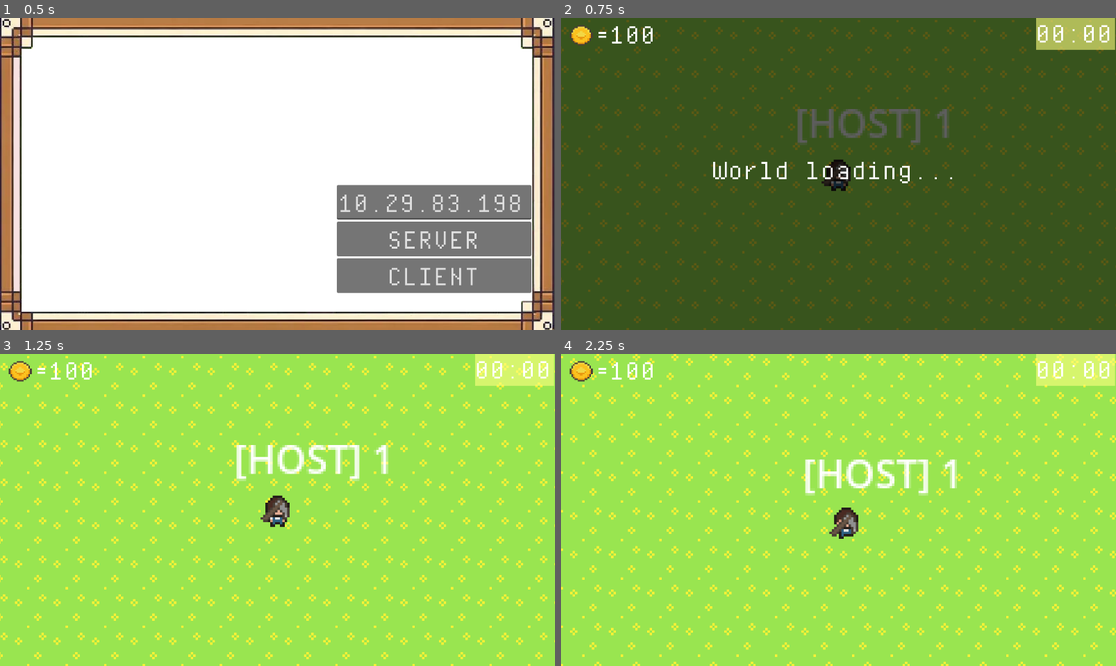
Above: before the commit, frames 1-4 (two rows, left to right).
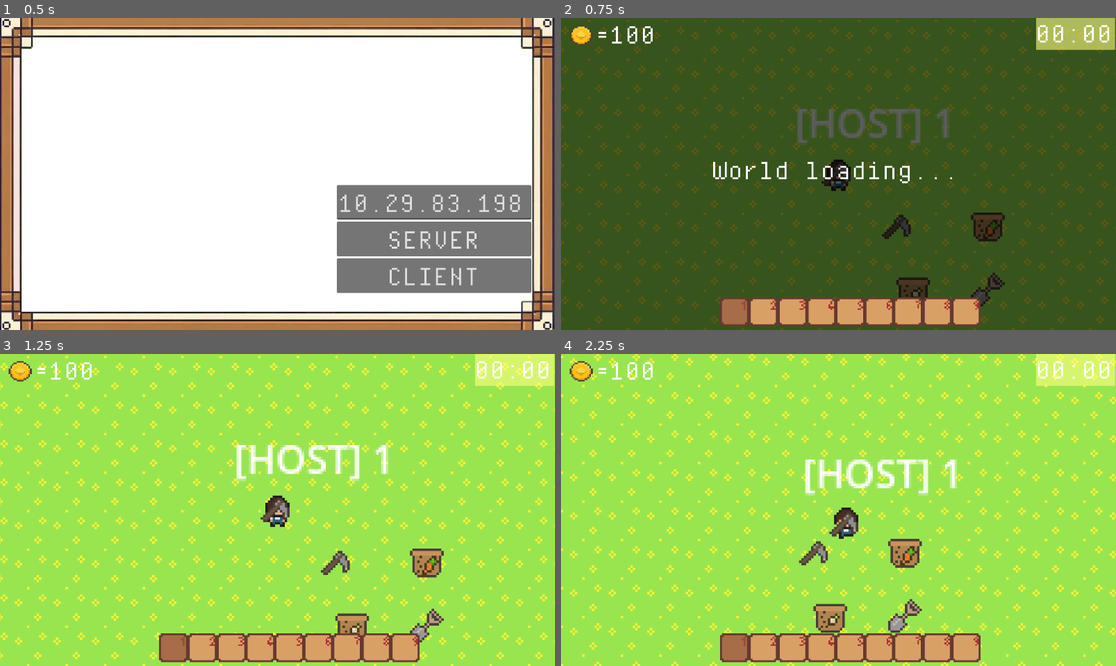
Above: after the commit, the same moments.

Repository: KeyVN/Lac_Tich_Ki
Game: Godot game, scene res://bin/Scenes/main_menu.tscn
Two runs of this game, one before a commit and one after it. Both use one fixed random seed, a clock stepped at 60 frames per second and the inputs below.
Inputs (mouse positions are in pixels of both pictures, inside the frame that each line leads up to):
- Up to frame 1 (0.5 s): no input
- Up to frame 2 (0.75 s): click "CLIENT" at 0.5 s
- Up to frame 3 (1.25 s): no input
- Up to frame 4 (2.25 s): tap Enter at 1.25 s; move the mouse to (844, 510) at 1.27 s; hold Right (ui_right) 1.28-2.03 s; hold E (use_tool) 1.28-2.03 s; click (844, 510) at 1.42 s; move the mouse to (866, 510) at 2.02 s; hold Down (ui_down) from 2.03 s (still down); tap E (use_tool) at 2.1 s; click (866, 510) at 2.17 s

Frame 1 is identical in both runs. In frame 2, 5.5% of the frame differs, in the area x 28-80%, y 62-99%; in frame 3, 5.6%; in frame 4, 5.8%, in the area x 28-76%, y 59-99%.
Error before the commit: Cannot call method 'instantiate' on a null value. (res://bin/Scripts/hoe.gd:18)

Commit message:
Cần sửa hệ thống loot và drop

Diff:
--- /dev/null
+++ b/bin/Items/carrot_seedpack.tres
@@ -0,0 +1,9 @@
+[gd_resource type="Resource" script_class="ItemData" load_steps=3 format=3 uid="uid://uyx5gd4qku10"]
+
+[ext_resource type="Texture2D" uid="uid://b6bchbef5hay8" path="res://bin/pictures/carrot_seedpack.png" id="1_mmt43"]
+[ext_resource type="Script" uid="uid://d1dl2qmfrbcew" path="res://bin/Scripts/ItemData.gd" id="1_yjewj"]
+
+[resource]
+script = ExtResource("1_yjewj")
+icon = ExtResource("1_mmt43")
+metadata/_custom_type_script = "uid://d1dl2qmfrbcew"
--- /dev/null
+++ b/bin/Items/hoe.tres
@@ -0,0 +1,9 @@
+[gd_resource type="Resource" script_class="ItemData" load_steps=3 format=3 uid="uid://cnq0vmlwlmw00"]
+
+[ext_resource type="Texture2D" uid="uid://bur25hwf34gdc" path="res://bin/pictures/hoe.png" id="1_82pr1"]
+[ext_resource type="Script" uid="uid://d1dl2qmfrbcew" path="res://bin/Scripts/ItemData.gd" id="1_qdktw"]
+
+[resource]
+script = ExtResource("1_qdktw")
+icon = ExtResource("1_82pr1")
+metadata/_custom_type_script = "uid://d1dl2qmfrbcew"
--- /dev/null
+++ b/bin/Items/onion_seedpack.tres
@@ -0,0 +1,9 @@
+[gd_resource type="Resource" script_class="ItemData" load_steps=3 format=3 uid="uid://dbbjf51acufih"]
+
+[ext_resource type="Script" uid="uid://d1dl2qmfrbcew" path="res://bin/Scripts/ItemData.gd" id="1_78emr"]
+[ext_resource type="Texture2D" uid="uid://cvra4gc8yinre" path="res://bin/pictures/onion_seedpack.png" id="1_isb72"]
+
+[resource]
+script = ExtResource("1_78emr")
+icon = ExtResource("1_isb72")
+metadata/_custom_type_script = "uid://d1dl2qmfrbcew"
--- /dev/null
+++ b/bin/Items/shovel.tres
@@ -0,0 +1,9 @@
+[gd_resource type="Resource" script_class="ItemData" load_steps=3 format=3 uid="uid://c1rvucgcadr44"]
+
+[ext_resource type="Texture2D" uid="uid://cpxjghkoh36l6" path="res://bin/pictures/shovel.png" id="1_5rksw"]
+[ext_resource type="Script" uid="uid://d1dl2qmfrbcew" path="res://bin/Scripts/ItemData.gd" id="1_qtux6"]
+
+[resource]
+script = ExtResource("1_qtux6")
+icon = ExtResource("1_5rksw")
+metadata/_custom_type_script = "uid://d1dl2qmfrbcew"
--- a/bin/Scenes/CollectableItem.tscn
+++ b/bin/Scenes/CollectableItem.tscn
@@ -8,6 +8,7 @@
 script = ExtResource("1_ww4bv")
 
 [node name="Sprite2D" type="Sprite2D" parent="."]
+light_mask = 3
 
 [node name="CircleShape2D" type="CollisionShape2D" parent="."]
 shape = SubResource("CircleShape2D_ww4bv")
--- a/bin/Scenes/carrot_seedpack.tscn
+++ /dev/null
@@ -1,35 +0,0 @@
-[gd_scene load_steps=6 format=3 uid="uid://cvenrmchrd6dn"]
-
-[ext_resource type="Script" path="res://bin/Scripts/carrot_seedpack.gd" id="1_8nak0"]
-[ext_resource type="Texture2D" uid="uid://beq2pemrlahou" path="res://bin/pictures/farmingTilesheetComplete.png" id="2_bi6s4"]
-
-[sub_resource type="AtlasTexture" id="AtlasTexture_lukrr"]
-atlas = ExtResource("2_bi6s4")
-region = Rect2(192, 32, 16, 16)
-
-[sub_resource type="SpriteFrames" id="SpriteFrames_1oy6f"]
-animations = [{
-"frames": [{
-"duration": 1.0,
-"texture": SubResource("AtlasTexture_lukrr")
-}],
-"loop": true,
-"name": &"default",
-"speed": 5.0
-}]
-
-[sub_resource type="CircleShape2D" id="CircleShape2D_vj6ul"]
-radius = 5.0
-
-[node name="carrot_seedpack" type="StaticBody2D"]
-script = ExtResource("1_8nak0")
-
-[node name="AnimatedSprite2D" type="AnimatedSprite2D" parent="."]
-sprite_frames = SubResource("SpriteFrames_1oy6f")
-
-[node name="Area2D" type="Area2D" parent="."]
-
-[node name="CollisionShape2D" type="CollisionShape2D" parent="Area2D"]
-shape = SubResource("CircleShape2D_vj6ul")
-
-[connection signal="input_event" from="Area2D" to="." method="_on_area_2d_input_event"]
--- a/bin/Scenes/growingzone.tscn
+++ b/bin/Scenes/growingzone.tscn
@@ -1,7 +1,7 @@
 [gd_scene load_steps=14 format=3 uid="uid://bs3416thneq24"]
 
-[ext_resource type="Script" uid="uid://bmj77d0t7wpqn" path="res://Scripts/growingzone.gd" id="1_w48n1"]
-[ext_resource type="Texture2D" uid="uid://beq2pemrlahou" path="res://pictures/farmingTilesheetComplete.png" id="2_wpk8d"]
+[ext_resource type="Script" uid="uid://bmj77d0t7wpqn" path="res://bin/Scripts/growingzone.gd" id="1_w48n1"]
+[ext_resource type="Texture2D" uid="uid://beq2pemrlahou" path="res://bin/pictures/farmingTilesheetComplete.png" id="2_wpk8d"]
 
 [sub_resource type="AtlasTexture" id="AtlasTexture_2ov6t"]
 atlas = ExtResource("2_wpk8d")
--- a/bin/Scenes/hoe.tscn
+++ b/bin/Scenes/hoe.tscn
@@ -23,6 +23,7 @@
 radius = 4.0
 
 [node name="hoe" type="StaticBody2D"]
+z_index = 2
 script = ExtResource("1_r1l4f")
 growingzone_scene = ExtResource("2_6jnvu")
 
--- /dev/null
+++ b/bin/Scenes/hotbar.tscn
@@ -0,0 +1,28 @@
+[gd_scene load_steps=4 format=3 uid="uid://dittbeb7a4mlk"]
+
+[ext_resource type="Texture2D" uid="uid://8w7imk0a4a0n" path="res://bin/pictures/hotbar.png" id="1_nj8yc"]
+[ext_resource type="Script" uid="uid://cdd1ucfcybwsx" path="res://bin/Scripts/hotbar.gd" id="1_udypn"]
+[ext_resource type="Texture2D" uid="uid://chqcf8ct36312" path="res://bin/pictures/selected-hotbar.png" id="2_rucsi"]
+
+[node name="Hotbar" type="Control"]
+layout_mode = 3
+anchors_preset = 0
+offset_right = 540.0
+offset_bottom = 60.0
+script = ExtResource("1_udypn")
+
+[node name="Grid" type="HBoxContainer" parent="."]
+layout_mode = 0
+offset_right = 540.0
+offset_bottom = 60.0
+
+[node name="Hotbar" type="Sprite2D" parent="Grid"]
+position = Vector2(270.49997, 29.999998)
+scale = Vector2(3.7569444, 3.7499998)
+texture = ExtResource("1_nj8yc")
+
+[node name="Selector" type="TextureRect" parent="."]
+layout_mode = 0
+offset_right = 60.0
+offset_bottom = 60.0
+texture = ExtResource("2_rucsi")
--- a/bin/Scenes/onion_seedpack.tscn
+++ /dev/null
@@ -1,35 +0,0 @@
-[gd_scene load_steps=6 format=3 uid="uid://c82mouussq8cd"]
-
-[ext_resource type="Script" path="res://bin/Scripts/onion_seedpack.gd" id="1_4htie"]
-[ext_resource type="Texture2D" uid="uid://beq2pemrlahou" path="res://bin/pictures/farmingTilesheetComplete.png" id="2_ue8lr"]
-
-[sub_resource type="AtlasTexture" id="AtlasTexture_dhplf"]
-atlas = ExtResource("2_ue8lr")
-region = Rect2(144, 48, 16, 16)
-
-[sub_resource type="SpriteFrames" id="SpriteFrames_0uqge"]
-animations = [{
-"frames": [{
-"duration": 1.0,
-"texture": SubResource("AtlasTexture_dhplf")
-}],
-"loop": true,
-"name": &"default",
-"speed": 5.0
-}]
-
-[sub_resource type="CircleShape2D" id="CircleShape2D_r3pqm"]
-radius = 5.0
-
-[node name="onion_seedpack" type="StaticBody2D"]
-script = ExtResource("1_4htie")
-
-[node name="AnimatedSprite2D" type="AnimatedSprite2D" parent="."]
-sprite_frames = SubResource("SpriteFrames_0uqge")
-
-[node name="Area2D" type="Area2D" parent="."]
-
-[node name="CollisionShape2D" type="CollisionShape2D" parent="Area2D"]
-shape = SubResource("CircleShape2D_r3pqm")
-
-[connection signal="input_event" from="Area2D" to="." method="_on_area_2d_input_event"]
--- a/bin/Scenes/player.tscn
+++ b/bin/Scenes/player.tscn
@@ -8,6 +8,7 @@
 [ext_resource type="PackedScene" uid="uid://c0lg15abomslc" path="res://bin/Scenes/clock.tscn" id="4_dvve6"]
 [ext_resource type="PackedScene" uid="uid://cwjqi8ojwkab8" path="res://bin/Scenes/CollectableItem.tscn" id="4_mjsew"]
 [ext_resource type="Script" uid="uid://x6iq2uom35t0" path="res://bin/Scripts/Inventory.gd" id="7_jot67"]
+[ext_resource type="PackedScene" uid="uid://dittbeb7a4mlk" path="res://bin/Scenes/hotbar.tscn" id="7_mjsew"]
 
 [sub_resource type="SceneReplicationConfig" id="SceneReplicationConfig_yw30f"]
 properties/0/path = NodePath(".:position")
@@ -132,6 +133,7 @@
 }]
 
 [node name="player" type="CharacterBody2D"]
+z_index = 1
 motion_mode = 1
 script = ExtResource("1_onrkg")
 hoe_scene = ExtResource("2_47hf4")
@@ -184,3 +186,9 @@
 position = Vector2(42, 36)
 scale = Vector2(3.375, 2.9375)
 sprite_frames = SubResource("SpriteFrames_2hs0m")
+
+[node name="Hotbar" parent="CanvasLayer" instance=ExtResource("7_mjsew")]
+offset_left = 330.0
+offset_top = 580.0
+offset_right = 871.0
+offset_bottom = 641.0
--- /dev/null
+++ b/bin/Scenes/seed_pack.tscn
@@ -0,0 +1,51 @@
+[gd_scene load_steps=7 format=3 uid="uid://dkqx3cpradi55"]
+
+[ext_resource type="Script" uid="uid://m0s6817ujdbu" path="res://bin/Scripts/seedpack.gd" id="1_lncqv"]
+[ext_resource type="Texture2D" uid="uid://beq2pemrlahou" path="res://bin/pictures/farmingTilesheetComplete.png" id="1_qaysr"]
+
+[sub_resource type="AtlasTexture" id="AtlasTexture_lncqv"]
+atlas = ExtResource("1_qaysr")
+region = Rect2(192, 32, 16, 16)
+
+[sub_resource type="AtlasTexture" id="AtlasTexture_0vp3v"]
+atlas = ExtResource("1_qaysr")
+region = Rect2(144, 48, 16, 16)
+
+[sub_resource type="SpriteFrames" id="SpriteFrames_jvf26"]
+animations = [{
+"frames": [{
+"duration": 1.0,
+"texture": SubResource("AtlasTexture_lncqv")
+}],
+"loop": true,
+"name": &"carrot",
+"speed": 5.0
+}, {
+"frames": [{
+"duration": 1.0,
+"texture": SubResource("AtlasTexture_0vp3v")
+}],
+"loop": true,
+"name": &"onion",
+"speed": 5.0
+}]
+
+[sub_resource type="CircleShape2D" id="CircleShape2D_lncqv"]
+radius = 5.0
+
+[node name="seed_pack" type="StaticBody2D"]
+z_index = 2
+script = ExtResource("1_lncqv")
+type = 1
+
+[node name="AnimatedSprite2D" type="AnimatedSprite2D" parent="."]
+sprite_frames = SubResource("SpriteFrames_jvf26")
+animation = &"onion"
+frame_progress = 0.95568806
+
+[node name="Area2D" type="Area2D" parent="."]
+
+[node name="CollisionShape2D" type="CollisionShape2D" parent="Area2D"]
+shape = SubResource("CircleShape2D_lncqv")
+
+[connection signal="input_event" from="Area2D" to="." method="_on_area_2d_input_event"]
--- a/bin/Scenes/shovel.tscn
+++ b/bin/Scenes/shovel.tscn
@@ -22,6 +22,7 @@
 radius = 4.0
 
 [node name="shovel" type="StaticBody2D"]
+z_index = 2
 script = ExtResource("1_tl8kt")
 
 [node name="AnimatedSprite2D" type="AnimatedSprite2D" parent="."]
--- a/bin/Scenes/world.tscn
+++ b/bin/Scenes/world.tscn
@@ -7,7 +7,10 @@
 [ext_resource type="Script" uid="uid://c1g12cc12wuaa" path="res://bin/Scripts/player_spawner.gd" id="5_brevc"]
 [ext_resource type="PackedScene" uid="uid://br0esab78ickg" path="res://bin/Scenes/inventory_ui.tscn" id="6_brevc"]
 [ext_resource type="PackedScene" uid="uid://b58ly3j61trn5" path="res://bin/Scenes/weather_control.tscn" id="8_esj5c"]
+[ext_resource type="PackedScene" uid="uid://dkqx3cpradi55" path="res://bin/Scenes/seed_pack.tscn" id="9_fx6pk"]
 [ext_resource type="PackedScene" uid="uid://c42nsxm86ki5s" path="res://bin/Scenes/notification_layer.tscn" id="9_oxsr6"]
+[ext_resource type="PackedScene" uid="uid://bck6kxnrrwrn5" path="res://bin/Scenes/shovel.tscn" id="9_t8323"]
+[ext_resource type="PackedScene" uid="uid://c2t38104uv1qo" path="res://bin/Scenes/hoe.tscn" id="10_dka8r"]
 
 [sub_resource type="TileSetAtlasSource" id="TileSetAtlasSource_s6p3q"]
 texture = ExtResource("1_boaiq")
@@ -213,3 +216,16 @@
 [node name="Weather" parent="." instance=ExtResource("8_esj5c")]
 
 [node name="NotificationLayer" parent="." instance=ExtResource("9_oxsr6")]
+
+[node name="shovel" parent="." instance=ExtResource("9_t8323")]
+position = Vector2(62, 48)
+
+[node name="hoe" parent="." instance=ExtResource("10_dka8r")]
+position = Vector2(25, 22)
+
+[node name="seed_pack" parent="." instance=ExtResource("9_fx6pk")]
+position = Vector2(62, 22)
+type = 0
+
+[node name="seed_pack2" parent="." instance=ExtResource("9_fx6pk")]
+position = Vector2(31, 49)
--- a/bin/Scripts/ToolBase.gd
+++ b/bin/Scripts/ToolBase.gd
@@ -11,6 +11,10 @@
 	tilemap = world.get_node("TileMap") # đúng tên node TileMap trong World
 
 func _unhandled_input(event):
+	# Kiểm tra nếu owner_player chưa được gán (vẫn là null) thì thoát sớm
+	if owner_player == null:
+		return
+
 	# ❗ chỉ tool của player mình mới được dùng
 	if not owner_player.is_multiplayer_authority():
 		return
--- a/bin/Scripts/carrot_seedpack.gd
+++ /dev/null
@@ -1,28 +0,0 @@
-extends StaticBody2D
-
-var selected = false
-var seed_type = 0
-
-func _ready():
-	$AnimatedSprite2D.play("default")
-
-func _on_pressed():
-	Global.toolselected = Global.Tool.SEED
-	Global.plantselected = seed_type
-
-
-func _on_area_2d_input_event(viewport, event, shape_idx):
-	if event is InputEventMouseButton \
-	and event.pressed \
-	and event.button_index == MOUSE_BUTTON_LEFT:
-		Global.plantselected = seed_type
-		selected = true
-
-func _physics_process(delta: float) -> void:
-	if selected:
-		global_position = lerp(global_position, get_global_mouse_position(), 25*delta)
-
-func _input(event: InputEvent) -> void:
-	if event is InputEventMouseButton:
-		if event.button_index == MOUSE_BUTTON_LEFT and not event.pressed:
-			selected = false
--- a/bin/Scripts/global.gd
+++ b/bin/Scripts/global.gd
@@ -2,7 +2,7 @@
 
 #================================multiplayer============================
 var is_host := false
-var server_ip := "10.29.83.0/24"
+var server_ip := ""
 var user_name := ""
 #================================veget==================================
 var plantselected = 0
@@ -12,6 +12,11 @@
 var numofseedpack: Array[int] = [0, 0]
 var timeofveget: Array[int] = [4, 5]
 var nameofveget: Array[String] = ["carrot", "onion"]
+
+enum SeedType {
+	CARROT,
+	ONION
+}
 
 var priceofveget: Array[int] = [2, 3]
 
--- a/bin/Scripts/growingzone.gd
+++ b/bin/Scripts/growingzone.gd
@@ -29,19 +29,23 @@
 	$growtimer.start()
 	$plant.play(Global.nameofveget[plant])
 
-func _on_area_2d_input_event(viewport: Node, event: InputEvent, shape_idx: int) -> void:
-	if event is InputEventMouseButton \
-	and event.pressed \
-	and event.button_index == MOUSE_BUTTON_LEFT:
+func _on_area_2d_input_event(_viewport, event, _shape_idx):
+	if event is InputEventMouseButton and event.pressed and event.button_index == MOUSE_BUTTON_LEFT:
+		if Global.toolselected == Global.Tool.SEED and not plantgrowing:
+			# Trồng cây dựa trên ID hạt giống đang chọn trong Hotbar
+			plant = Global.plantselected
+			start_growing()
 
-		if plant_grown:
-			Global.numofveget[plant] += 1
-			plantgrowing = false
-			plant_grown = false
-			plant = -1
-			$plant.play("none")
-			$plant.frame = 0
+			# (Tùy chọn) Trừ 1 hạt giống trong Inventory của Player
+			# owner_player.inventory.remove_item_at_index(owner_player.selected_slot, 1)
 
+func start_growing():
+	plantgrowing = true
+	$growtimer.start(Global.timeofveget[plant])
+	$plant.play(Global.nameofveget[plant])
+	$plant.show()
+
+#THOI GIAN CAY LON
 func _on_growtimer_timeout() -> void:
 	if $plant.frame == 0:
 		$plant.frame = 1
@@ -50,3 +54,20 @@
 	elif $plant.frame == 1:
 		$plant.frame = 2
 		plant_grown = true
+#TUONG TAC VOI TOOL
+func _on_input_event(_viewport, event, _idx):
+	if event is InputEventMouseButton and event.pressed and event.button_index == MOUSE_BUTTON_LEFT:
+		if Global.toolselected == Global.Tool.SEED and not plantgrowing:
+			# Lấy thông tin từ Global mà Player vừa cập nhật khi lăn chuột
+			plant = Global.plantselected
+			plantgrowing = true
+			$growtimer.start(Global.timeofveget[plant])
+			$plant.play(Global.nameofveget[plant])
+			$plant.show()
+
+func plant_seed():
+	plant = Global.plantselected
+	plantgrowing = true
+	$growtimer.start(Global.timeofveget[plant])
+	$plant.play(Global.nameofveget[plant])
+	print("Đã trồng: ", Global.nameofveget[plant])
--- a/bin/Scripts/hoe.gd
+++ b/bin/Scripts/hoe.gd
@@ -18,7 +18,7 @@
 	var zone = growingzone_scene.instantiate()
 	var pos = tilemap.map_to_local(cell)
 	zone.global_position = tilemap.to_global(pos)
-
+	zone.z_index = -1 # <--- Thêm dòng này: Đảm bảo đất nằm dưới chân Player
 	world.add_child(zone)
 	world.growing_zones[cell] = zone
 
--- /dev/null
+++ b/bin/Scripts/hotbar.gd
@@ -0,0 +1,28 @@
+# hotbar.gd
+extends Control
+
+@onready var grid = $Grid
+@onready var selector = $Selector
+var slot_scene = preload("res://bin/Scenes/slot.tscn")
+var inventory_ref: Inventory
+
+func set_inventory(inv: Inventory):
+	inventory_ref = inv
+	inventory_ref.inventory_changed.connect(refresh_ui)
+	refresh_ui()
+
+func refresh_ui():
+	# Xóa cũ tạo mới 10 ô đầu tiên
+	for child in grid.get_children(): child.queue_free()
+	for i in range(10):
+		var slot = slot_scene.instantiate()
+		grid.add_child(slot)
+		var data = inventory_ref.items[i]
+		if data: slot.set_slot_data(data["item"], data["quantity"], i)
+		else: slot.set_slot_data(null, 0, i)
+
+func move_selector(index: int):
+	# Đợi UI sắp xếp các ô đồ xong xuôi
+	await get_tree().process_frame
+
+	$Selector.position = Vector2(index * (60), 0)
--- a/bin/Scripts/onion_seedpack.gd
+++ /dev/null
@@ -1,27 +0,0 @@
-extends StaticBody2D
-
-var selected = false
-var seed_type = 1
-
-func _ready():
-	$AnimatedSprite2D.play("default")
-
-func _on_pressed():
-	Global.toolselected = Global.Tool.SEED
-	Global.plantselected = seed_type
-
-func _on_area_2d_input_event(viewport, event, shape_idx):
-	if event is InputEventMouseButton \
-	and event.pressed \
-	and event.button_index == MOUSE_BUTTON_LEFT:
-		Global.plantselected = seed_type
-		selected = true
-
-func _physics_process(delta: float) -> void:
-	if selected:
-		global_position = lerp(global_position, get_global_mouse_position(), 25*delta)
-
-func _input(event: InputEvent) -> void:
-	if event is InputEventMouseButton:
-		if event.button_index == MOUSE_BUTTON_LEFT and not event.pressed:
-			selected = false
--- a/bin/Scripts/player.gd
+++ b/bin/Scripts/player.gd
@@ -105,8 +105,79 @@
 		sprite.flip_h = input_vector.x > 0
 
 # =========================
-# 🛠 SPAWN TOOL
-# =========================
+# 🛠 INVENTORY - HOTBAR SETUP
+# =========================
+var selected_slot: int = 1
+@onready var hotbar = $CanvasLayer/Hotbar # Trỏ đúng đường dẫn node
+
+func _input(event):
+	if not is_multiplayer_authority(): return
+
+	if event is InputEventMouseButton and event.pressed:
+		if event.button_index == MOUSE_BUTTON_WHEEL_UP:
+			selected_slot = (selected_slot + 8) % 9
+			update_selection()
+		elif event.button_index == MOUSE_BUTTON_WHEEL_DOWN:
+			selected_slot = (selected_slot + 1) % 9
+			update_selection()
+	# Thêm phần xử lý phím số bên dưới:
+	if event is InputEventKey and event.pressed:
+		for i in range(1, 10):
+			if event.is_action_pressed("slot_" + str(i)):
+				selected_slot = i - 1  # Vì slot_1 tương ứng với index 0
+				update_selection()
+				break
+
+func update_selection():
+	# 1. Bảo UI di chuyển cái khung
+	hotbar.move_selector(selected_slot)
+
+	# 2. Cầm đồ lên tay (Hàm sync_held_item bạn đã làm trước đó)
+	sync_held_item()
+
+func change_selected_slot(dir: int):
+	# Sử dụng posmod để đảm bảo giá trị luôn từ 0-9
+	selected_slot = posmod(selected_slot + dir, 10)
+
+	# Gọi UI di chuyển khung
+	if hotbar:
+		hotbar.move_selector(selected_slot)
+
+	# Cập nhật món đồ trên tay
+	sync_held_item()
+
+func sync_held_item():
+	# 1. Xóa đồ cũ
+	for child in tool_holder.get_children():
+		child.queue_free()
+
+	# 2. Lấy dữ liệu từ Inventory
+	# Lưu ý: Bạn cần đảm bảo đã bỏ cây Cuốc/Xẻng vào ô đầu tiên của túi đồ
+	var slot_data = inventory.items[selected_slot]
+
+	if slot_data != null and slot_data.has("item"):
+		var item = slot_data["item"] as ItemData
+		var item_name = item.name.to_lower()
+
+		if "hoe" in item_name:
+			spawn_tool_instance(hoe_scene, Global.Tool.HOE)
+		elif "shovel" in item_name:
+			spawn_tool_instance(shovel_scene, Global.Tool.SHOVEL)
+		elif "seed" in item_name:
+			Global.toolselected = Global.Tool.SEED
+			Global.plantselected = item.id
+		else:
+			Global.toolselected = Global.Tool.NONE
+	else:
+		# Nếu ô trống, tay sẽ không cầm gì
+		Global.toolselected = Global.Tool.NONE
+
+func spawn_tool_instance(scene, type):
+	var t = scene.instantiate()
+	tool_holder.add_child(t)
+	t.setup(self)
+	Global.toolselected = type
+
 func spawn_tools():
 	var hoe: ToolBase = hoe_scene.instantiate()
 	var shovel: ToolBase = shovel_scene.instantiate()
@@ -170,7 +241,12 @@
 # Hàm này được gọi bởi CollectableItem
 func collect_item(item: ItemData, quantity: int) -> bool:
 	if inventory:
-		return inventory.add_item(item, quantity)
+		var success = inventory.add_item(item, quantity)
+		if success:
+			# Sau khi thêm đồ, làm mới Hotbar và Inventory UI
+			if hotbar: hotbar.refresh_ui()
+			if inventory_ui: inventory_ui.update_grid()
+		return success
 	return false
 
 # Hàm vứt đồ ra thế giới
--- a/bin/Scripts/seedpack.gd
+++ b/bin/Scripts/seedpack.gd
@@ -1,22 +1,38 @@
+@tool # Dòng này cực kỳ quan trọng
 extends StaticBody2D
 
-var selected = false
-var seed_type = 0
+# Sử dụng set để gọi hàm cập nhật mỗi khi giá trị thay đổi
+@export var type: Global.SeedType = Global.SeedType.CARROT:
+	set(value):
+		type = value
+		if Engine.is_editor_hint(): # Nếu đang ở trong Editor
+			update_appearance()
+
+@export var selected = false
 
 func _ready():
-	$AnimatedSprite2D.play("default")
+	update_appearance()
 
+func update_appearance():
+	# Kiểm tra xem node AnimatedSprite2D đã sẵn sàng chưa để tránh lỗi null
+	var sprite = get_node_or_null("AnimatedSprite2D")
+	if sprite:
+		match type:
+			Global.SeedType.CARROT:
+				sprite.play("carrot")
+			Global.SeedType.ONION:
+				sprite.play("onion")
 
-func _on_area_2d_input_event(viewport, event, shape_idx):
-	if event is InputEventMouseButton \
-	and event.pressed \
-	and event.button_index == MOUSE_BUTTON_LEFT:
-		Global.plantseclected = seed_type
+func _on_area_2d_input_event(_viewport, event, _shape_idx):
+	if event is InputEventMouseButton and event.pressed and event.button_index == MOUSE_BUTTON_LEFT:
+		Global.toolselected = Global.Tool.SEED
+		Global.plantselected = type # type lúc này là giá trị số (0, 1, 2) từ Global.SeedType
 		selected = true
+		print("Đã chọn hạt giống từ Global: ", Global.SeedType.keys()[type])
 
 func _physics_process(delta: float) -> void:
 	if selected:
-		global_position = lerp(global_position, get_global_mouse_position(), 25*delta)
+		global_position = lerp(global_position, get_global_mouse_position(), 25 * delta)
 
 func _input(event: InputEvent) -> void:
 	if event is InputEventMouseButton:
--- a/project.godot
+++ b/project.godot
@@ -68,6 +68,51 @@
 "events": [Object(InputEventKey,"resource_local_to_scene":false,"resource_name":"","device":-1,"window_id":0,"alt_press …(191 unchanged characters)…
 ]
 }
+slot_1={
+"deadzone": 0.2,
+"events": [Object(InputEventKey,"resource_local_to_scene":false,"resource_name":"","device":-1,"window_id":0,"alt_pressed":false,"shift_pressed":false,"ctrl_pressed":false,"meta_pressed":false,"pressed":false,"keycode":0,"physical_keycode":49,"key_label":0,"unicode":49,"location":0,"echo":false,"script":null)
+]
+}
+slot_2={
+"deadzone": 0.2,
+"events": [Object(InputEventKey,"resource_local_to_scene":false,"resource_name":"","device":-1,"window_id":0,"alt_pressed":false,"shift_pressed":false,"ctrl_pressed":false,"meta_pressed":false,"pressed":false,"keycode":0,"physical_keycode":50,"key_label":0,"unicode":50,"location":0,"echo":false,"script":null)
+]
+}
+slot_3={
+"deadzone": 0.2,
+"events": [Object(InputEventKey,"resource_local_to_scene":false,"resource_name":"","device":-1,"window_id":0,"alt_pressed":false,"shift_pressed":false,"ctrl_pressed":false,"meta_pressed":false,"pressed":false,"keycode":0,"physical_keycode":51,"key_label":0,"unicode":51,"location":0,"echo":false,"script":null)
+]
+}
+slot_4={
+"deadzone": 0.2,
+"events": [Object(InputEventKey,"resource_local_to_scene":false,"resource_name":"","device":-1,"window_id":0,"alt_pressed":false,"shift_pressed":false,"ctrl_pressed":false,"meta_pressed":false,"pressed":false,"keycode":0,"physical_keycode":52,"key_label":0,"unicode":52,"location":0,"echo":false,"script":null)
+]
+}
+slot_5={
+"deadzone": 0.2,
+"events": [Object(InputEventKey,"resource_local_to_scene":false,"resource_name":"","device":-1,"window_id":0,"alt_pressed":false,"shift_pressed":false,"ctrl_pressed":false,"meta_pressed":false,"pressed":false,"keycode":0,"physical_keycode":53,"key_label":0,"unicode":53,"location":0,"echo":false,"script":null)
+]
+}
+slot_6={
+"deadzone": 0.2,
+"events": [Object(InputEventKey,"resource_local_to_scene":false,"resource_name":"","device":-1,"window_id":0,"alt_pressed":false,"shift_pressed":false,"ctrl_pressed":false,"meta_pressed":false,"pressed":false,"keycode":0,"physical_keycode":54,"key_label":0,"unicode":54,"location":0,"echo":false,"script":null)
+]
+}
+slot_7={
+"deadzone": 0.2,
+"events": [Object(InputEventKey,"resource_local_to_scene":false,"resource_name":"","device":-1,"window_id":0,"alt_pressed":false,"shift_pressed":false,"ctrl_pressed":false,"meta_pressed":false,"pressed":false,"keycode":0,"physical_keycode":55,"key_label":0,"unicode":55,"location":0,"echo":false,"script":null)
+]
+}
+slot_8={
+"deadzone": 0.2,
+"events": [Object(InputEventKey,"resource_local_to_scene":false,"resource_name":"","device":-1,"window_id":0,"alt_pressed":false,"shift_pressed":false,"ctrl_pressed":false,"meta_pressed":false,"pressed":false,"keycode":0,"physical_keycode":56,"key_label":0,"unicode":56,"location":0,"echo":false,"script":null)
+]
+}
+slot_9={
+"deadzone": 0.2,
+"events": [Object(InputEventKey,"resource_local_to_scene":false,"resource_name":"","device":-1,"window_id":0,"alt_pressed":false,"shift_pressed":false,"ctrl_pressed":false,"meta_pressed":false,"pressed":false,"keycode":0,"physical_keycode":57,"key_label":0,"unicode":57,"location":0,"echo":false,"script":null)
+]
+}
 
 [rendering]
 
Not shown: 1 places in bin/Scenes/player.tscn that only renumber resources
Not shown: 1 places in bin/Scenes/world.tscn that only renumber resources
Not shown, removed: bin/Scripts/carrot_seedpack.gd.uid
Not shown, added: bin/Scripts/hotbar.gd.uid
Not shown, removed: bin/Scripts/onion_seedpack.gd.uid
Binary file added: bin/pictures/carrot_seedpack.png
Binary file added: bin/pictures/hotbar.png
Binary file added: bin/pictures/onion_seedpack.png
Binary file added: bin/pictures/selected-hotbar.png
Binary file added: bin/pictures/shovel.png
Binary file added: bin/pictures/unselected-hotbar.png
